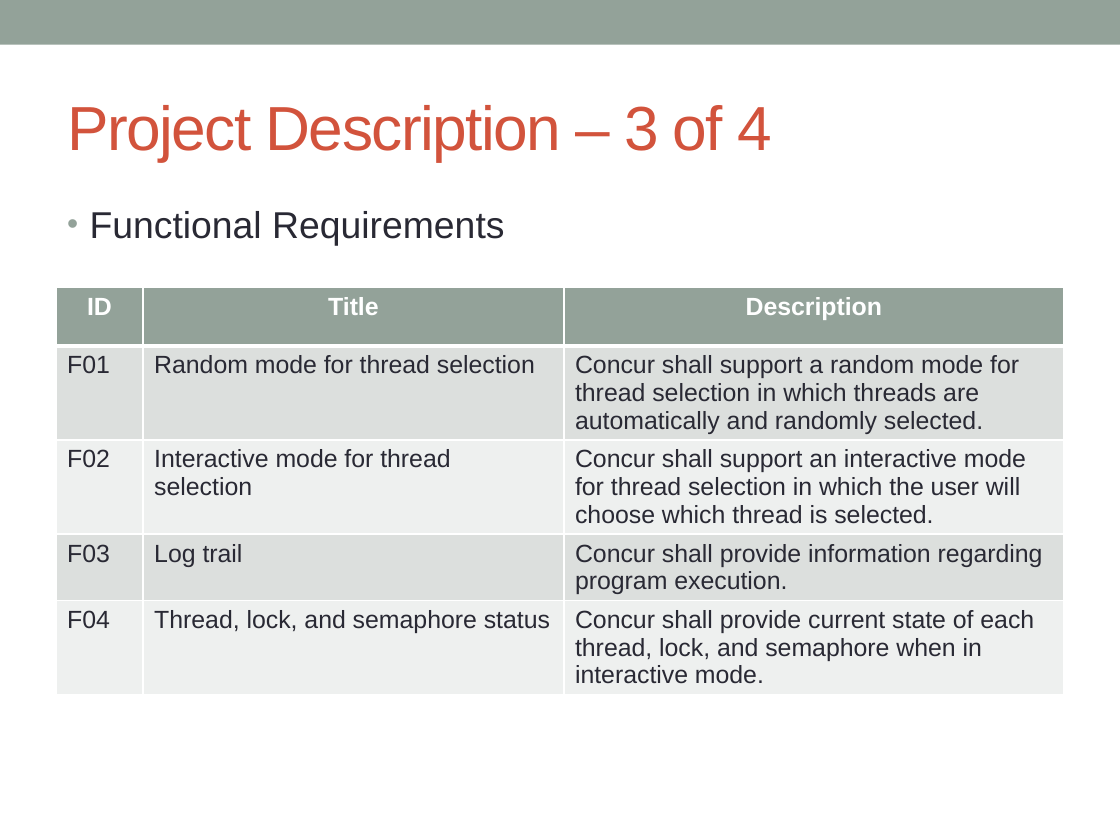
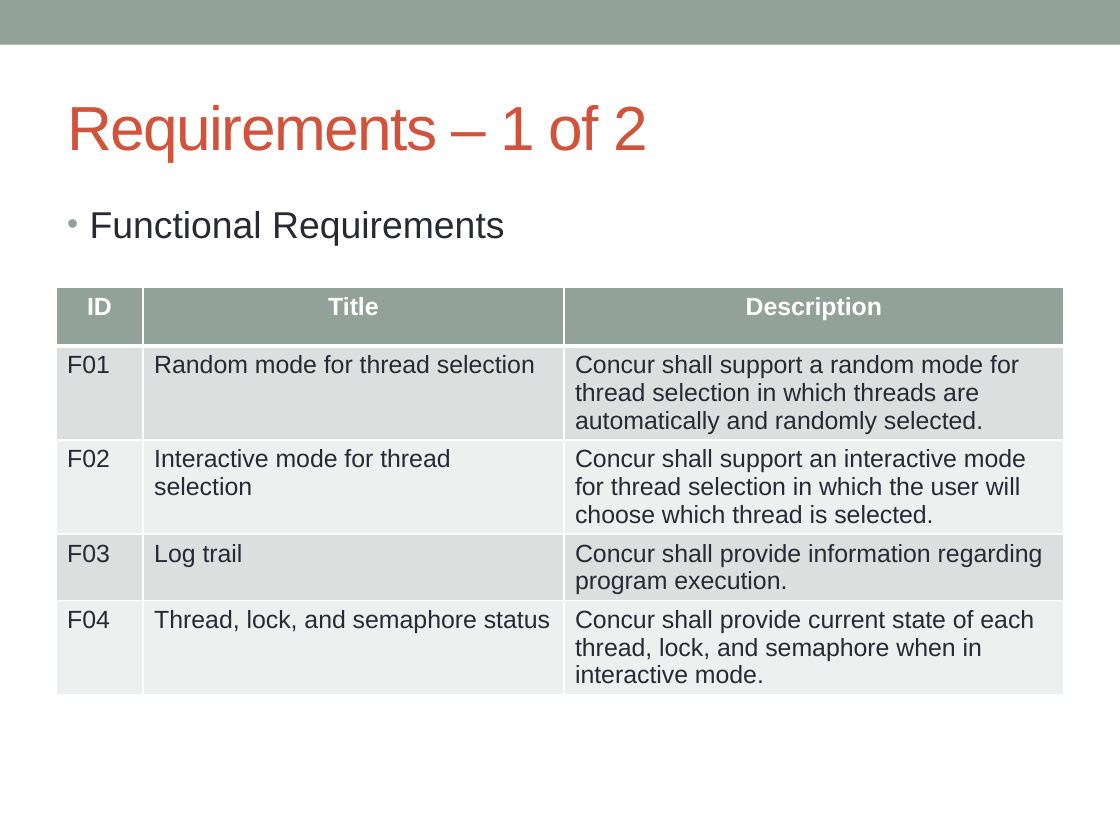
Before and after one commit to concurTestFramework/concurTestFramework, a slide deck: slide 21 of Documents/Concur_Presentation.pptx (slide 5 before the commit). Drawn at 1120x840 pixels with LibreOffice and Linux fonts; fonts in the diff are those of the drawing. Boxes give left, top, right and bottom in pixels: in the first picture for what was removed or moved away, otherwise in the second. Text is boxed around its words. In the diff, an @@ line names an element or a change of style, - is before the commit and + after.

```diff
--- a/Documents/Concur_Presentation.pptx
+++ b/Documents/Concur_Presentation.pptx
@@ title at [67, 105, 648, 162]: text changed @@
-Project Description – 3 of 4
+Requirements – 1 of 2
```
Also in this commit, not shown: 10 other slides changed, 9 slides added, 4 slides removed.
